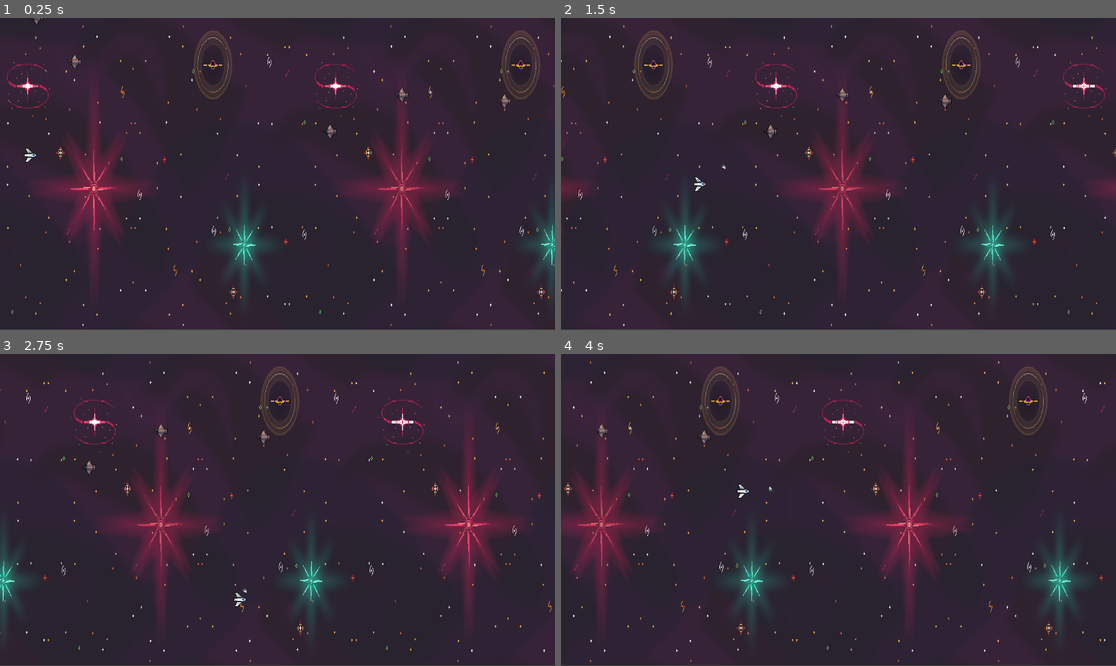
Above: before the commit, frames 1-4 (two rows, left to right).
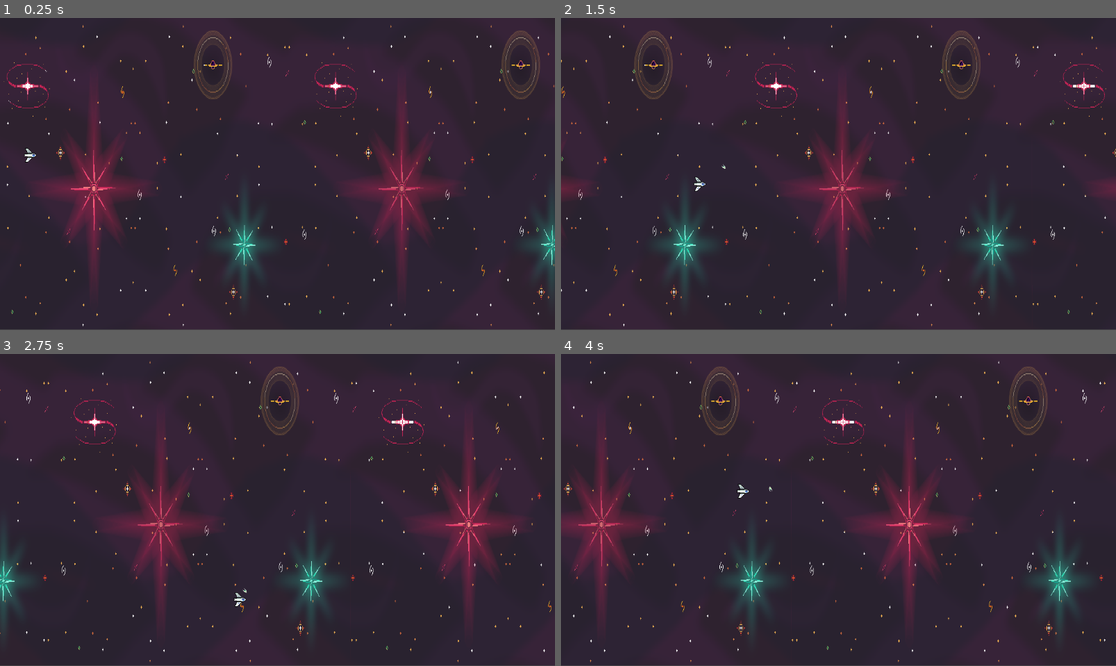
Above: after the commit, the same moments.

Repository: amantenoah/03-Shoot-EEm-Up
Game: Godot game, scene res://Scripts/game_scene.tscn
Two runs of this game, one before a commit and one after it. Both use one fixed random seed, a clock stepped at 60 frames per second and the inputs below. Before the commit the project starts from res://game_scene.tscn.
Inputs (mouse positions are in pixels of both pictures, inside the frame that each line leads up to):
- Up to frame 1 (0.25 s): no input
- Up to frame 2 (1.5 s): move the mouse to (960, 158) at 0.52 s; hold D (right) 0.53-1.28 s; hold Right mouse button (damage) 0.53-1.28 s; move the mouse to (727, 189) at 1.27 s; hold S (down) from 1.28 s (still down); click (727, 189) at 1.35 s
- Up to frame 3 (2.75 s): move the mouse to (333, 441) at 2.02 s; release S (down) at 2.03 s; hold D (right) from 2.03 s (still down); hold Right mouse button (damage) from 2.03 s (still down)
- Up to frame 4 (4 s): move the mouse to (810, 572) at 2.77 s; release D (right) at 2.78 s; release Right mouse button (damage) at 2.78 s; hold W (up) 2.78-3.53 s; click (810, 572) at 2.85 s; move the mouse to (1005, 556) at 3.52 s; hold A (left) from 3.53 s (still down); hold Right mouse button (damage) from 3.53 s (still down)

The runs differ from the first frame. In frame 1, 0.2% of the frame differs, in the area x 5-92%, y 0-39%; in frame 2, 0.1%; in frame 3, 0.1%; in frame 4, less than 0.1%.

Commit message:
reorganized files and reset game_scene

Diff:
--- a/shoot-em-up/enemy.tscn
+++ b/shoot-em-up/Scenes/enemy.tscn
@@ -1,7 +1,7 @@
 [gd_scene format=3 uid="uid://dlurlyj3ssvm4"]
 
-[ext_resource type="Script" uid="uid://nobawjtfdyu4" path="res://enemy.gd" id="1_4gyqm"]
-[ext_resource type="PackedScene" uid="uid://bu4oys74g7rmf" path="res://explode.tscn" id="2_iifgy"]
+[ext_resource type="Script" uid="uid://nobawjtfdyu4" path="res://Scripts/enemy.gd" id="1_4gyqm"]
+[ext_resource type="PackedScene" uid="uid://bu4oys74g7rmf" path="res://Scenes/explode.tscn" id="2_iifgy"]
 [ext_resource type="Texture2D" uid="uid://bfy3lx1pie42m" path="res://Assets/Sprites/Foozle_2DS0014_Void_EnemyFleet_3/Nautolan/Designs - Base/PNGs/Nautolan Ship - Fighter - Base.png" id="2_qi2p4"]
 
 [sub_resource type="RectangleShape2D" id="RectangleShape2D_miq82"]
--- a/shoot-em-up/enemy_wave.tscn
+++ b/shoot-em-up/Scenes/enemy_wave.tscn
@@ -1,6 +1,6 @@
 [gd_scene format=3 uid="uid://cm3msspwr5bv4"]
 
-[ext_resource type="PackedScene" uid="uid://dlurlyj3ssvm4" path="res://enemy.tscn" id="1_8qbs8"]
+[ext_resource type="PackedScene" uid="uid://dlurlyj3ssvm4" path="res://Scenes/enemy.tscn" id="1_8qbs8"]
 
 [node name="Enemy Wave" type="Node2D" unique_id=2076404098]
 
--- a/shoot-em-up/explode.tscn
+++ b/shoot-em-up/Scenes/explode.tscn
@@ -1,6 +1,6 @@
 [gd_scene format=3 uid="uid://bu4oys74g7rmf"]
 
-[ext_resource type="PackedScene" uid="uid://8ycecf55304e" path="res://explosion.tscn" id="1_tcvp6"]
+[ext_resource type="PackedScene" uid="uid://8ycecf55304e" path="res://Scenes/explosion.tscn" id="1_tcvp6"]
 
 [node name="Explode" type="Node2D" unique_id=1295030438]
 
--- a/shoot-em-up/explosion.tscn
+++ b/shoot-em-up/Scenes/explosion.tscn
@@ -1,7 +1,7 @@
-[gd_scene load_steps=12 format=3 uid="uid://8ycecf55304e"]
+[gd_scene format=3 uid="uid://8ycecf55304e"]
 
 [ext_resource type="Texture2D" uid="uid://begng2648kwbv" path="res://Assets/Sprites/Foozle_2DS0014_Void_EnemyFleet_3/Nautolan/Destruction/PNGs/Nautolan Ship - Fighter.png" id="1_vxas0"]
-[ext_resource type="Script" uid="uid://co6q0llvgfrq1" path="res://explosion.gd" id="2_j4sxf"]
+[ext_resource type="Script" uid="uid://co6q0llvgfrq1" path="res://Scripts/explosion.gd" id="2_j4sxf"]
 
 [sub_resource type="AtlasTexture" id="AtlasTexture_m5xho"]
 atlas = ExtResource("1_vxas0")
--- /dev/null
+++ b/shoot-em-up/Scenes/spawner.tscn
@@ -0,0 +1,9 @@
+[gd_scene format=3 uid="uid://bh7vxx0k76tkc"]
+
+[ext_resource type="Script" uid="uid://c2om636xv4xd2" path="res://Scripts/spawner.gd" id="1_yp5lu"]
+
+[node name="Spawner" type="Node2D"]
+script = ExtResource("1_yp5lu")
+
+[node name="Timer" type="Timer" parent="."]
+wait_time = 0.5
--- /dev/null
+++ b/shoot-em-up/Scripts/game_scene.tscn
@@ -0,0 +1,51 @@
+[gd_scene format=3 uid="uid://d2uub7xrm8ch6"]
+
+[ext_resource type="Texture2D" uid="uid://btq1m4od34xcc" path="res://Assets/backgrounds/Foozle_2DS0015_Void_EnvironmentPack/Backgrounds/PNGs/Condesed/Starry background  - Layer 01 - Void.png" id="1_2kgtr"]
+[ext_resource type="Script" uid="uid://cu51tck86c8yv" path="res://Scripts/parallax_2d.gd" id="1_pks1b"]
+[ext_resource type="Texture2D" uid="uid://bxg758er88o6f" path="res://Assets/backgrounds/Foozle_2DS0015_Void_EnvironmentPack/Backgrounds/PNGs/Condesed/Starry background  - Layer 02 - Stars.png" id="2_pks1b"]
+[ext_resource type="Texture2D" uid="uid://d2oiuisdlb85b" path="res://Assets/backgrounds/Foozle_2DS0015_Void_EnvironmentPack/Backgrounds/PNGs/Condesed/Starry background  - Layer 03 - Stars.png" id="3_4c48b"]
+[ext_resource type="Script" uid="uid://bdgnddmxbvgev" path="res://Scripts/player.gd" id="4_tsqg2"]
+[ext_resource type="Texture2D" uid="uid://caaa6elfh0eqe" path="res://Assets/Sprites/Main Ship - Base - Full health.png" id="5_18lbr"]
+
+[sub_resource type="CapsuleShape2D" id="CapsuleShape2D_kdryc"]
+
+[node name="Game_Scene" type="Node2D" unique_id=1324647811]
+texture_filter = 1
+
+[node name="Moving_Background" type="Parallax2D" parent="." unique_id=126400260]
+script = ExtResource("1_pks1b")
+
+[node name="Void" type="Sprite2D" parent="Moving_Background" unique_id=207628418]
+position = Vector2(2872, 323)
+scale = Vector2(0.9984375, 1.797222)
+texture = ExtResource("1_2kgtr")
+
+[node name="Stars" type="Sprite2D" parent="Moving_Background" unique_id=922370699]
+position = Vector2(2878.5002, 326.49997)
+scale = Vector2(0.9984375, 1.797222)
+texture = ExtResource("2_pks1b")
+
+[node name="Void3" type="Sprite2D" parent="Moving_Background" unique_id=1239379175]
+position = Vector2(2878.5002, 326.49997)
+scale = Vector2(0.9984375, 1.797222)
+texture = ExtResource("3_4c48b")
+
+[node name="Camera2D" type="Camera2D" parent="." unique_id=1549626815]
+position = Vector2(572, 323)
+
+[node name="Player" type="CharacterBody2D" parent="." unique_id=481887936]
+position = Vector2(59, 284)
+rotation = 1.5707964
+script = ExtResource("4_tsqg2")
+
+[node name="Sprite2D" type="Sprite2D" parent="Player" unique_id=1115578664]
+texture = ExtResource("5_18lbr")
+
+[node name="CollisionShape2D" type="CollisionShape2D" parent="Player" unique_id=309810592]
+shape = SubResource("CapsuleShape2D_kdryc")
+
+[node name="Muzzle" type="Node2D" parent="Player" unique_id=276955544]
+position = Vector2(0, -15)
+
+[node name="Wave Spawn" type="Node2D" parent="." unique_id=1506395789]
+position = Vector2(1360, 316)
--- a/shoot-em-up/parallax_2d.gd
+++ b/shoot-em-up/Scripts/parallax_2d.gd
@@ -1,6 +1,6 @@
 extends Parallax2D
 
-@export var scroll_speed = 500
+@export var scroll_speed = 200
 @export var level_length = 4450
 
 # Called when the node enters the scene tree for the first time.
--- a/shoot-em-up/player.gd
+++ b/shoot-em-up/Scripts/player.gd
@@ -6,9 +6,10 @@
 @export var shoot_rate : float = 0.1
 var last_shoot_time: float
 
-var bullet_scene: PackedScene = preload("res://bullet.tscn")
+var bullet_scene: PackedScene = preload("res://Scenes/bullet.tscn")
 
 @onready var muzzle = $Muzzle
+@onready var sprite = $Sprite2D
 
 func _physics_process(delta: float) -> void:
 	move_input = Input.get_vector("left","right","up",'down')
@@ -38,7 +39,6 @@
 var health: int = 4
 
 # Reference your sprite (make sure the name matches your scene tree)
-@onready var sprite = $Sprite
 
 var tex_full = preload("res://Assets/Sprites/Main Ship - Base - Full health.png")
 var tex_slight = preload("res://Assets/Sprites/Main Ship - Base - Slight damage.png")
--- a/shoot-em-up/game_scene.tscn
+++ /dev/null
@@ -1,133 +0,0 @@
-[gd_scene format=3 uid="uid://d2uub7xrm8ch6"]
-
-[ext_resource type="Script" uid="uid://cu51tck86c8yv" path="res://parallax_2d.gd" id="1_po0ka"]
-[ext_resource type="Texture2D" uid="uid://btq1m4od34xcc" path="res://Assets/backgrounds/Foozle_2DS0015_Void_EnvironmentPack/Backgrounds/PNGs/Condesed/Starry background  - Layer 01 - Void.png" id="2_po0ka"]
-[ext_resource type="Texture2D" uid="uid://bxg758er88o6f" path="res://Assets/backgrounds/Foozle_2DS0015_Void_EnvironmentPack/Backgrounds/PNGs/Condesed/Starry background  - Layer 02 - Stars.png" id="3_mixcd"]
-[ext_resource type="Texture2D" uid="uid://d2oiuisdlb85b" path="res://Assets/backgrounds/Foozle_2DS0015_Void_EnvironmentPack/Backgrounds/PNGs/Condesed/Starry background  - Layer 03 - Stars.png" id="4_mj2jn"]
-[ext_resource type="Script" uid="uid://bdgnddmxbvgev" path="res://player.gd" id="5_kdryc"]
-[ext_resource type="Texture2D" uid="uid://caaa6elfh0eqe" path="res://Assets/Sprites/Main Ship - Base - Full health.png" id="5_mj2jn"]
-[ext_resource type="PackedScene" uid="uid://8ycecf55304e" path="res://explosion.tscn" id="6_miq82"]
-[ext_resource type="PackedScene" uid="uid://dlurlyj3ssvm4" path="res://enemy.tscn" id="7_6e45b"]
-[ext_resource type="PackedScene" uid="uid://cm3msspwr5bv4" path="res://enemy_wave.tscn" id="9_miq82"]
-[ext_resource type="Script" uid="uid://d22rbsg0ryx24" path="res://level_progress.gd" id="9_udeyl"]
-
-[sub_resource type="CapsuleShape2D" id="CapsuleShape2D_kdryc"]
-
-[node name="Game_Scene" type="Node2D" unique_id=1324647811]
-texture_filter = 1
-
-[node name="Moving_Background" type="Parallax2D" parent="." unique_id=126400260]
-script = ExtResource("1_po0ka")
-scroll_speed = 200
-
-[node name="Void" type="Sprite2D" parent="Moving_Background" unique_id=207628418]
-position = Vector2(2872, 323)
-scale = Vector2(0.9984375, 1.797222)
-texture = ExtResource("2_po0ka")
-
-[node name="Stars" type="Sprite2D" parent="Moving_Background" unique_id=922370699]
-position = Vector2(2878.5002, 326.49997)
-scale = Vector2(0.9984375, 1.797222)
-texture = ExtResource("3_mixcd")
-
-[node name="Void3" type="Sprite2D" parent="Moving_Background" unique_id=1239379175]
-position = Vector2(2878.5002, 326.49997)
-scale = Vector2(0.9984375, 1.797222)
-texture = ExtResource("4_mj2jn")
-
-[node name="Enemy" parent="Moving_Background" unique_id=217529773 node_paths=PackedStringArray("parallax_speed_reference") instance=ExtResource("7_6e45b")]
-position = Vector2(731, 235)
-parallax_speed_reference = NodePath("..")
-explosion_scene = ExtResource("6_miq82")
-
-[node name="Enemy2" parent="Moving_Background" unique_id=872795713 node_paths=PackedStringArray("parallax_speed_reference") instance=ExtResource("7_6e45b")]
-position = Vector2(880, 159)
-parallax_speed_reference = NodePath("..")
-explosion_scene = ExtResource("6_miq82")
-
-[node name="Enemy3" parent="Moving_Background" unique_id=1907902243 node_paths=PackedStringArray("parallax_speed_reference") instance=ExtResource("7_6e45b")]
-position = Vector2(1093, 172)
-parallax_speed_reference = NodePath("..")
-explosion_scene = ExtResource("6_miq82")
-
-[node name="Camera2D" type="Camera2D" parent="." unique_id=1549626815]
-position = Vector2(572, 323)
-
-[node name="Player" type="CharacterBody2D" parent="." unique_id=481887936]
-position = Vector2(59, 284)
-rotation = 1.5707964
-script = ExtResource("5_kdryc")
-
-[node name="Sprite2D" type="Sprite2D" parent="Player" unique_id=1115578664]
-texture = ExtResource("5_mj2jn")
-
-[node name="CollisionShape2D" type="CollisionShape2D" parent="Player" unique_id=309810592]
-shape = SubResource("CapsuleShape2D_kdryc")
-
-[node name="Muzzle" type="Node2D" parent="Player" unique_id=276955544]
-position = Vector2(0, -15)
-
-[node name="Wave Spawn" type="Node2D" parent="." unique_id=1506395789 node_paths=PackedStringArray("enemy_container", "parallax")]
-position = Vector2(2473, 37)
-script = ExtResource("9_udeyl")
-enemy_scene = ExtResource("7_6e45b")
-enemy_container = NodePath("../Enemy Wave")
-parallax = NodePath("../Moving_Background")
-
-[node name="Wave Spawn2" type="Node2D" parent="." unique_id=1400115043 node_paths=PackedStringArray("enemy_container", "parallax")]
-position = Vector2(1216, 311)
-script = ExtResource("9_udeyl")
-enemy_scene = ExtResource("7_6e45b")
-enemy_container = NodePath("../Enemy Wave")
-parallax = NodePath("../Moving_Background")
-
-[node name="Wave Spawn3" type="Node2D" parent="." unique_id=533322615 node_paths=PackedStringArray("enemy_container", "parallax")]
-position = Vector2(3133, 336)
-script = ExtResource("9_udeyl")
-enemy_scene = ExtResource("7_6e45b")
-enemy_container = NodePath("../Enemy Wave")
-parallax = NodePath("../Moving_Background")
-
-[node name="Wave Spawn4" type="Node2D" parent="." unique_id=660639497 node_paths=PackedStringArray("enemy_container", "parallax")]
-position = Vector2(3539, 192)
-script = ExtResource("9_udeyl")
-enemy_scene = ExtResource("7_6e45b")
-enemy_container = NodePath("../Enemy Wave")
-parallax = NodePath("../Moving_Background")
-
-[node name="Wave Spawn5" type="Node2D" parent="." unique_id=1830830097 node_paths=PackedStringArray("enemy_container", "parallax")]
-position = Vector2(3934, 493)
-script = ExtResource("9_udeyl")
-enemy_scene = ExtResource("7_6e45b")
-enemy_container = NodePath("../Enemy Wave")
-parallax = NodePath("../Moving_Background")
-
-[node name="Wave Spawn6" type="Node2D" parent="." unique_id=801038600 node_paths=PackedStringArray("enemy_container", "parallax")]
-position = Vector2(3937, 134)
-script = ExtResource("9_udeyl")
-enemy_scene = ExtResource("7_6e45b")
-enemy_container = NodePath("../Enemy Wave")
-parallax = NodePath("../Moving_Background")
-
-[node name="Wave Spawn7" type="Node2D" parent="." unique_id=597590052 node_paths=PackedStringArray("enemy_container", "parallax")]
-position = Vector2(4578, 314)
-script = ExtResource("9_udeyl")
-enemy_scene = ExtResource("7_6e45b")
-enemy_container = NodePath("../Enemy Wave")
-parallax = NodePath("../Moving_Background")
-
-[node name="Wave Spawn8" type="Node2D" parent="." unique_id=585013405 node_paths=PackedStringArray("enemy_container", "parallax")]
-position = Vector2(4896, 82)
-script = ExtResource("9_udeyl")
-enemy_scene = ExtResource("7_6e45b")
-enemy_container = NodePath("../Enemy Wave")
-parallax = NodePath("../Moving_Background")
-
-[node name="Wave Spawn9" type="Node2D" parent="." unique_id=119864426 node_paths=PackedStringArray("enemy_container", "parallax")]
-position = Vector2(4904, 502)
-script = ExtResource("9_udeyl")
-enemy_scene = ExtResource("7_6e45b")
-enemy_container = NodePath("../Enemy Wave")
-parallax = NodePath("../Moving_Background")
-
-[node name="Enemy Wave" parent="." unique_id=2076404098 instance=ExtResource("9_miq82")]
--- a/shoot-em-up/project.godot
+++ b/shoot-em-up/project.godot
@@ -15,7 +15,7 @@
 [application]
 
 config/name="Shoot_em_up"
-run/main_scene="res://game_scene.tscn"
+run/main_scene="res://Scripts/game_scene.tscn"
 config/features=PackedStringArray("4.6", "Forward Plus")
 config/icon="res://icon.svg"
 
--- a/shoot-em-up/spawner.tscn
+++ /dev/null
@@ -1,9 +0,0 @@
-[gd_scene load_steps=2 format=3 uid="uid://bh7vxx0k76tkc"]
-
-[ext_resource type="Script" uid="uid://c2om636xv4xd2" path="res://spawner.gd" id="1_yp5lu"]
-
-[node name="Spawner" type="Node2D"]
-script = ExtResource("1_yp5lu")
-
-[node name="Timer" type="Timer" parent="."]
-wait_time = 0.5
Not shown: 1 places in shoot-em-up/Scenes/bullet.tscn that only renumber resources
Renamed: shoot-em-up/bullet.gd -> shoot-em-up/Scripts/bullet.gd
Renamed: shoot-em-up/bullet.gd.uid -> shoot-em-up/Scripts/bullet.gd.uid
Renamed: shoot-em-up/enemy.gd -> shoot-em-up/Scripts/enemy.gd
Renamed: shoot-em-up/enemy.gd.uid -> shoot-em-up/Scripts/enemy.gd.uid
Renamed: shoot-em-up/explosion.gd -> shoot-em-up/Scripts/explosion.gd
Renamed: shoot-em-up/explosion.gd.uid -> shoot-em-up/Scripts/explosion.gd.uid
Renamed: shoot-em-up/level_progress.gd -> shoot-em-up/Scripts/level_progress.gd
Renamed: shoot-em-up/level_progress.gd.uid -> shoot-em-up/Scripts/level_progress.gd.uid
Renamed: shoot-em-up/parallax_2d.gd.uid -> shoot-em-up/Scripts/parallax_2d.gd.uid
Renamed: shoot-em-up/player.gd.uid -> shoot-em-up/Scripts/player.gd.uid
Renamed: shoot-em-up/spawner.gd -> shoot-em-up/Scripts/spawner.gd
(and 1 more such lines)
